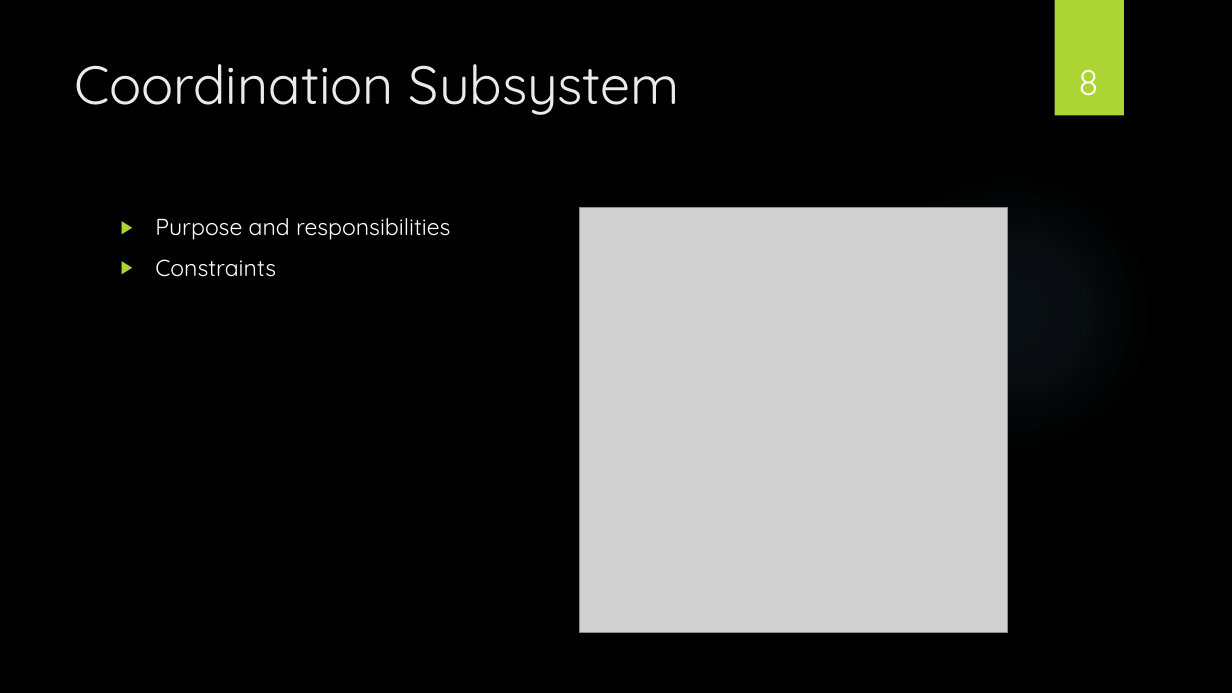
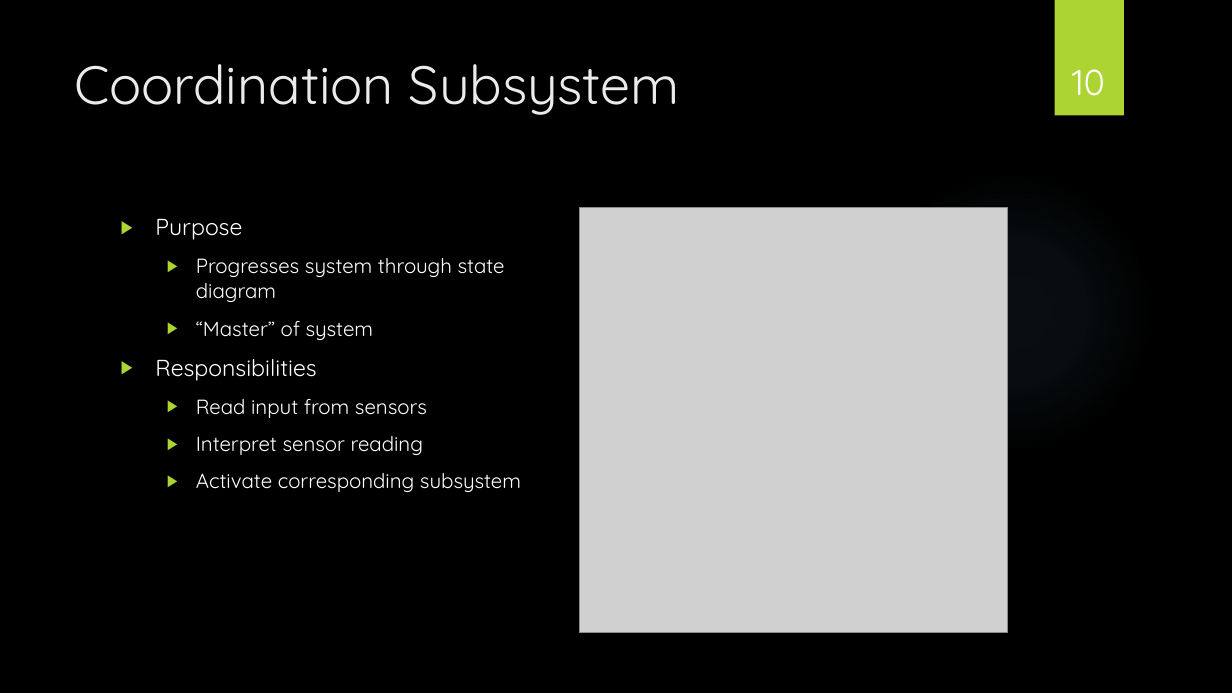
Before and after one commit to powellb1/CapStone, a slide deck: slide 10 of Documentation/Class Presentations/Design Presentation/AWTY - Design Presentation.pptx (slide 8 before the commit). Drawn at 1232x693 pixels with LibreOffice and Linux fonts; fonts in the diff are those of the drawing; grey boxes stand for pictures; background and template pictures are left out. Boxes give left, top, right and bottom in pixels: in the first picture for what was removed or moved away, otherwise in the second. Text is boxed around its words. In the diff, an @@ line names an element or a change of style, - is before the commit and + after.

Commit message:
Design Presentation
Coordination and intro done.

```diff
--- a/Documentation/Class Presentations/Design Presentation/AWTY - Design Presentation.pptx
+++ b/Documentation/Class Presentations/Design Presentation/AWTY - Design Presentation.pptx
@@ page number at <box>1072,69,1105,96</box>: text changed @@
-8
+10
@@ text at <box>155,219,521,492</box>: text changed; size 18 to 16 pt @@
-▶ Purpose and responsibilities
-▶ Constraints
+▶ Purpose
+  ▶ Progresses system through state diagram
+  ▶ “Master” of system
+▶ Responsibilities
+  ▶ Read input from sensors
+  ▶ Interpret sensor reading
+  ▶ Activate corresponding subsystem
```
Also in this commit, not shown: 5 other slides changed, 2 slides added.
